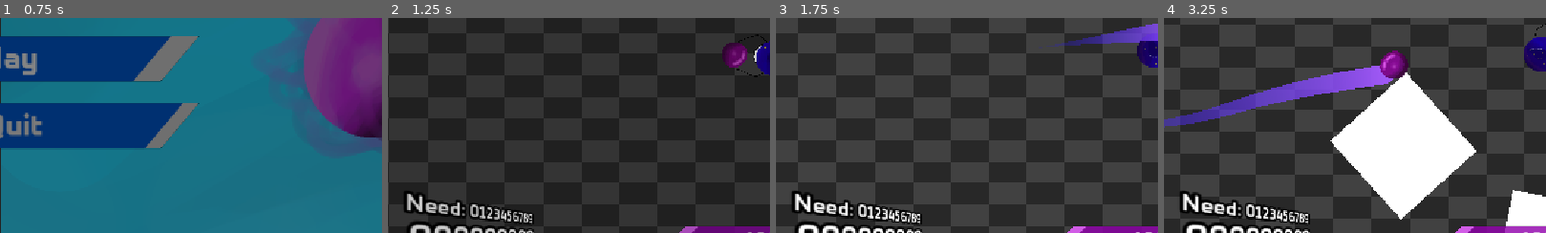
Above: before the commit, frames 1-4 (left to right).
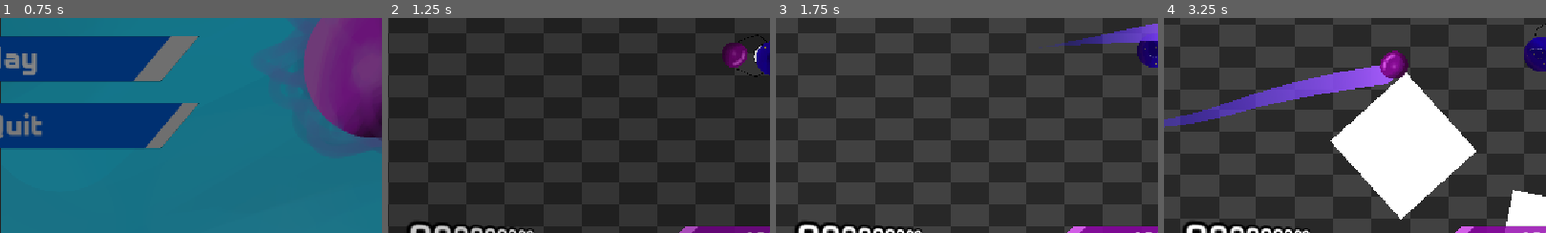
Above: after the commit, the same moments.

Repository: neilavesterinen/Haven-Bounce-Back-Shooter
Game: Godot game, scene res://Scenes/mainmenu/mainmenu.tscn
Same seed, same stepped clock (60 frames per second), same inputs: the game is played once before the commit and once after it. The engine's default icon, where the game draws it, is replaced by a stand-in: a white triangle on a blue panel in a dark square. Sound files missing from this copy of the repository are replaced by a short silence.
Inputs (mouse positions are % of the whole screen's width and height, from its top left):
- Up to frame 1 (0.75 s): click "Play" at 0.5 s
- Up to frame 2 (1.25 s): no input
- Up to frame 3 (1.75 s): tap Enter at 1.25 s; move the mouse to (72, 45) at 1.27 s; hold D (right) from 1.28 s (still down); click (72, 45) at 1.35 s
- Up to frame 4 (3.25 s): release D (right) at 2 s; drag from (30, 55) to (49, 64) at 2.02 s; move the mouse to (60, 28) at 2.77 s; hold D (right) from 2.78 s (still down); tap Enter at 2.85 s
The pictures show only the part of the screen within x 0-50%, y 42-92%; the shares and areas given below are measured in that part.

Frame 1 is identical in both runs. In frame 2, 2.0% of the frame differs, in the area x 4-39%, y 80-96%; in frame 3, 2.1%; in frame 4, 2.2%, in the area x 4-39%, y 80-97%.

Commit message:
Remove need, no need

Diff:
--- a/Scenes/game/point_counter.tscn
+++ b/Scenes/game/point_counter.tscn
@@ -19,12 +19,6 @@
 transform = Transform3D(0.8963585, 0, 0.44332993, 0, 1, 0, -0.44332993, 0, 0.8963585, 0.12958583, 0, 0)
 text = "0123456789"
 
-[node name="need" type="Label3D" parent="SubViewport" unique_id=155010874]
-transform = Transform3D(0.8963585, 0, 0.44332993, 0, 1, 0, -0.44332993, 0, 0.8963585, -0.30363315, 0.16988583, 0.09019646)
-text = "Need: 0123456789"
-font_size = 25
-horizontal_alignment = 0
-
 [node name="Camera3D" type="Camera3D" parent="SubViewport" unique_id=37092613]
 transform = Transform3D(1, 0, 0, 0, 1, 0, 0, 0, 1, 0, 0, 0.5703511)
 
